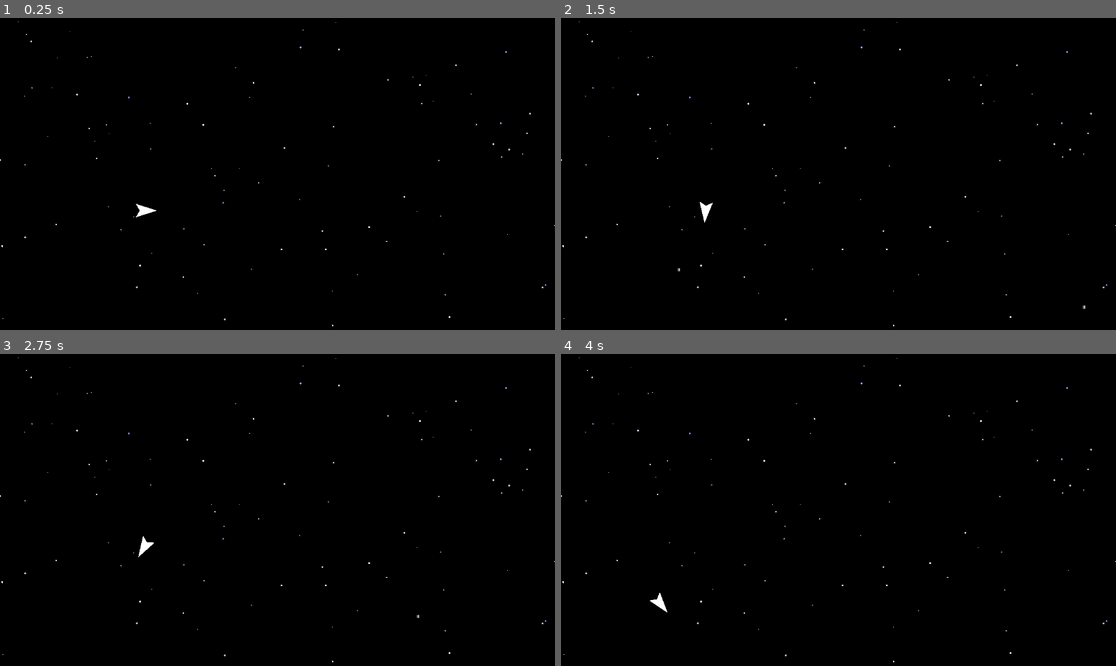
Above: before the commit, frames 1-4 (two rows, left to right).
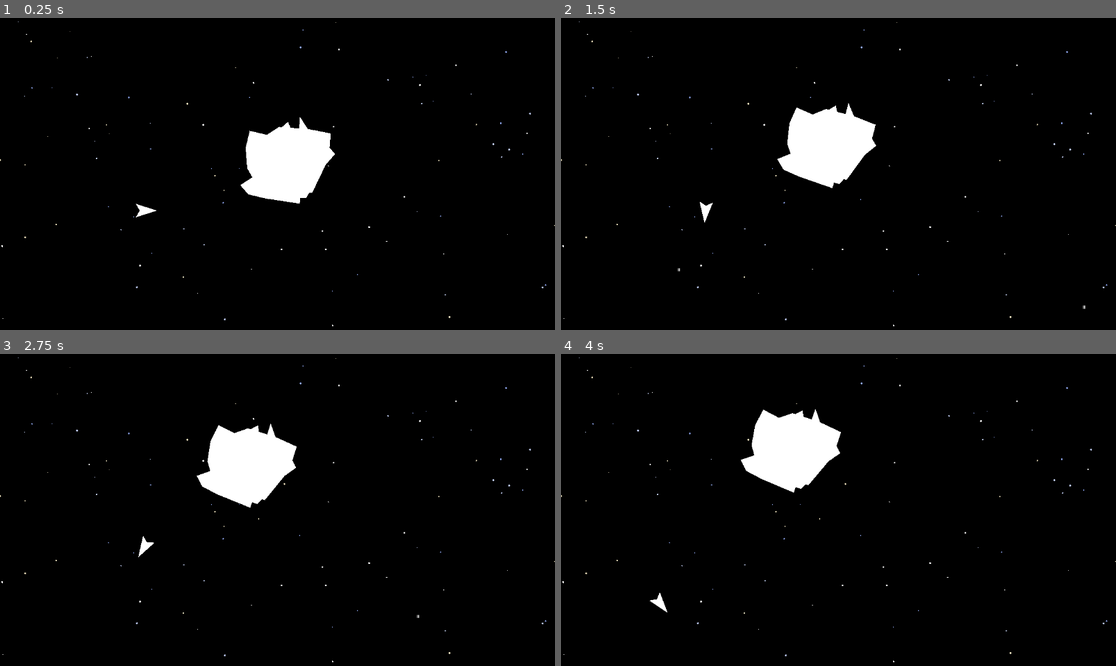
Above: after the commit, the same moments.

Repository: rybond/SpaceCombatPrototype
Game: Godot game, scene res://scenes/arena.tscn
Same seed, same stepped clock (60 frames per second), same inputs: the game is played once before the commit and once after it.
Inputs:
- Up to frame 1 (0.25 s): no input
- Up to frame 2 (1.5 s): hold Right (ui_right) 0.53-1.28 s; tap Space (fire) at 0.6, 1.35 s; hold Left (ui_left) from 1.28 s (still down)
- Up to frame 3 (2.75 s): release Left (ui_left) at 2.03 s; hold Right (ui_right) from 2.03 s (still down); tap Space (fire) at 2.1 s
- Up to frame 4 (4 s): release Right (ui_right) at 2.78 s; hold Up (ui_up) 2.78-3.53 s; tap Space (fire) at 2.85, 3.6 s; hold Left (ui_left) from 3.53 s (still down)

The runs differ from the first frame. In frame 1, 3.1% of the frame differs, in the area x 43-61%, y 31-60%; in frame 2, 3.1%; in frame 3, 3.1%, in the area x 35-54%, y 22-50%; in frame 4, 3.1%.

Commit message:
fixed asteroids, resized, un-broke

Diff:
--- a/asteroids/asteroid_base.gd
+++ b/asteroids/asteroid_base.gd
@@ -16,11 +16,14 @@
 var split_angle_spread: float = 0.6
 var _dead: bool = false
 
+@onready var screensize: Vector2 = get_viewport_rect().size
+
 func _ready():
 	current_health = max_health
-	contact_monitor = false
+	contact_monitor = true
+	max_contacts_reported = 4
 	linear_damp = 0.0
-	angular_damp = 0.0
+	angular_damp = 0.0  # NEW: Zero spin decay
 	var direction = Vector2.RIGHT.rotated(randf_range(0.0, TAU))
 	var speed = randf_range(min_speed, max_speed)
 	linear_velocity = direction * speed
@@ -28,6 +31,14 @@
 	if randf() > 0.5:
 		spin *= -1.0
 	angular_velocity = spin
+
+func _integrate_forces(state: PhysicsDirectBodyState2D):  # NEW/REPLACED: Safe wrap
+	var xform = state.transform
+	xform.origin.x = wrapf(xform.origin.x, 0, screensize.x)
+	xform.origin.y = wrapf(xform.origin.y, 0, screensize.y)
+	state.transform = xform
+
+# REMOVE _physics_process & handle_screen_wrap() entirely!
 
 func take_damage(amount: int):
 	if _dead:
@@ -56,21 +67,6 @@
 		var child_direction = Vector2.RIGHT.rotated(base_angle + spread)
 		child.global_position = global_position
 		arena.add_child(child)
-		# Set velocity AFTER add_child so _ready() doesn't overwrite it
 		var child_speed = randf_range(child.min_speed, child.max_speed)
 		child.linear_velocity = child_direction * child_speed
 		arena.register_asteroid(child)
-
-func _physics_process(_delta):
-	handle_screen_wrap()
-
-func handle_screen_wrap():
-	var screen_size = get_viewport_rect().size
-	if global_position.x > screen_size.x:
-		global_position.x = 0
-	elif global_position.x < 0:
-		global_position.x = screen_size.x
-	if global_position.y > screen_size.y:
-		global_position.y = 0
-	elif global_position.y < 0:
-		global_position.y = screen_size.y
--- a/asteroids/asteroid_jumbo.gd
+++ b/asteroids/asteroid_jumbo.gd
@@ -1,11 +1,12 @@
 extends AsteroidBase
 
 func _ready():
-	max_health = 1
-	min_speed = 40.0
+	max_health = 4
+	min_speed = 40.0  # Tune higher (60-100) if still "slow"
 	max_speed = 80.0
 	min_spin = 0.2
 	max_spin = 0.8
 	num_children_min = 2
 	num_children_max = 3
+	# REMOVED: linear_damp=0 (base handles); super first!
 	super._ready()
--- a/asteroids/asteroid_jumbo.tscn
+++ b/asteroids/asteroid_jumbo.tscn
@@ -9,9 +9,9 @@
 child_scene = ExtResource("2_uv52p")
 
 [node name="Polygon2D" type="Polygon2D" parent="."]
-scale = Vector2(5, 5)
+scale = Vector2(6, 6)
 polygon = PackedVector2Array(19, -14, 19, -9, 21, -7, 18, -3, 14, 7, 13, 7, 12, 9, 10, 9, 10, 11, -2, 10, -8, 9, -11, 6, -7, 3, -9, 0, -10, -7, -9, -13, -3, -12, 1, -15, 2, -15, 4, -17, 5, -15, 8, -15, 8, -19, 11, -15)
 
 [node name="CollisionPolygon2D" type="CollisionPolygon2D" parent="."]
-scale = Vector2(5, 5)
+scale = Vector2(6, 6)
 polygon = PackedVector2Array(-9, -13, -3, -12, 1, -15, 2, -15, 4, -17, 5, -15, 8, -15, 8, -19, 11, -15, 19, -14, 19, -9, 21, -7, 18, -3, 14, 7, 13, 7, 12, 9, 10, 9, 10, 11, 0, 10, -8, 9, -11, 6, -7, 3, -9, 0, -10, -7)
--- a/asteroids/asteroid_large.tscn
+++ b/asteroids/asteroid_large.tscn
@@ -11,7 +11,9 @@
 
 [node name="Polygon2D" type="Polygon2D" parent="."]
 position = Vector2(1, 0)
+scale = Vector2(2, 2)
 polygon = PackedVector2Array(-9, -39, 1, -40, 9, -31, 14, -13, 13, 5, 22, 10, 16, 12, 9, 23, -2, 39, -14, 43, -14, 28, -19, 16, -12, 5, -15, -25)
 
 [node name="CollisionPolygon2D" type="CollisionPolygon2D" parent="."]
+scale = Vector2(2, 2)
 polygon = PackedVector2Array(22, 9, 14, 5, 15, -11, 10, -31, 1, -41, -8, -39, -14, -26, -11, 3, -18, 16, -13, 28, -13, 42, -1, 39, 17, 12)
--- a/asteroids/asteroid_medium.tscn
+++ b/asteroids/asteroid_medium.tscn
@@ -10,7 +10,9 @@
 child_scene = ExtResource("2_hxqqu")
 
 [node name="Polygon2D" type="Polygon2D" parent="."]
+scale = Vector2(0.5, 0.5)
 polygon = PackedVector2Array(-31, 42, 42, 47, 58, 5, 80, -11, 52, -49, 73, -67, 65, -83, 71, -99, 28, -132, -11, -94)
 
 [node name="CollisionPolygon2D" type="CollisionPolygon2D" parent="."]
+scale = Vector2(0.5, 0.5)
 polygon = PackedVector2Array(27, -132, 70, -99, 66, -85, 73, -67, 56, -52, 79, -11, 57, 5, 41, 47, -33, 43, -10, -94)
--- a/asteroids/asteroid_small.tscn
+++ b/asteroids/asteroid_small.tscn
@@ -7,7 +7,9 @@
 script = ExtResource("1_rd6ad")
 
 [node name="Polygon2D" type="Polygon2D" parent="."]
+scale = Vector2(0.5, 0.5)
 polygon = PackedVector2Array(8, -53, 18, -30, 8, 16, -22, 16, -11, -29)
 
 [node name="CollisionPolygon2D" type="CollisionPolygon2D" parent="."]
+scale = Vector2(0.5, 0.5)
 polygon = PackedVector2Array(7, -53, 18, -27, 10, -2, 13, 15, -24, 16, -12, -27)
--- a/scenes/arena.gd
+++ b/scenes/arena.gd
@@ -11,7 +11,8 @@
 var active_asteroids: int = 0
 
 @export var jumbo_scene: PackedScene
-@export var initial_jumbo_count: int = 1
+@export var initial_jumbo_count: int = 1  # Keep at 1 for single test
+@export var respawn_after_clear: bool = false  # NEW: Toggle to disable auto-respawn for testing
 
 func _ready():
 	RenderingServer.set_default_clear_color(Color.BLACK)
@@ -48,14 +49,7 @@
 		return
 	var asteroid = jumbo_scene.instantiate()
 	var screen_size = get_viewport_rect().size
-	var edge = randi() % 4
-	var spawn_pos = Vector2.ZERO
-	match edge:
-		0: spawn_pos = Vector2(randf_range(0, screen_size.x), 0)
-		1: spawn_pos = Vector2(randf_range(0, screen_size.x), screen_size.y)
-		2: spawn_pos = Vector2(0, randf_range(0, screen_size.y))
-		3: spawn_pos = Vector2(screen_size.x, randf_range(0, screen_size.y))
-	asteroid.position = spawn_pos
+	asteroid.position = screen_size * 0.5  # CHANGED: Center spawn (flies straight through!)
 	add_child(asteroid)
 	register_asteroid(asteroid)
 
@@ -66,6 +60,6 @@
 
 func _on_asteroid_destroyed():
 	active_asteroids -= 1
-	if active_asteroids <= 0:
+	if active_asteroids <= 0 and respawn_after_clear:  # CHANGED: Respect toggle
 		await get_tree().create_timer(1.5).timeout
 		spawn_jumbo()
--- a/scenes/arena.tscn
+++ b/scenes/arena.tscn
@@ -1,12 +1,13 @@
-[gd_scene load_steps=4 format=3 uid="uid://khxciokpnn4i"]
+[gd_scene load_steps=5 format=3 uid="uid://khxciokpnn4i"]
 
 [ext_resource type="PackedScene" uid="uid://tuarrcu60k8f" path="res://scenes/ships/ship.tscn" id="1_1ars5"]
 [ext_resource type="Script" path="res://scenes/arena.gd" id="1_muc4d"]
+[ext_resource type="PackedScene" uid="uid://dohd8ju5jy6yr" path="res://asteroids/asteroid_jumbo.tscn" id="2_cmn23"]
 [ext_resource type="PackedScene" uid="uid://ct3edo70w38iu" path="res://projectiles/Projectile.tscn" id="2_q0diq"]
 
 [node name="Arena" type="Node2D"]
 script = ExtResource("1_muc4d")
-initial_jumbo_count = 5
+jumbo_scene = ExtResource("2_cmn23")
 
 [node name="PlayerShip" parent="." instance=ExtResource("1_1ars5")]
 position = Vector2(300, 400)
